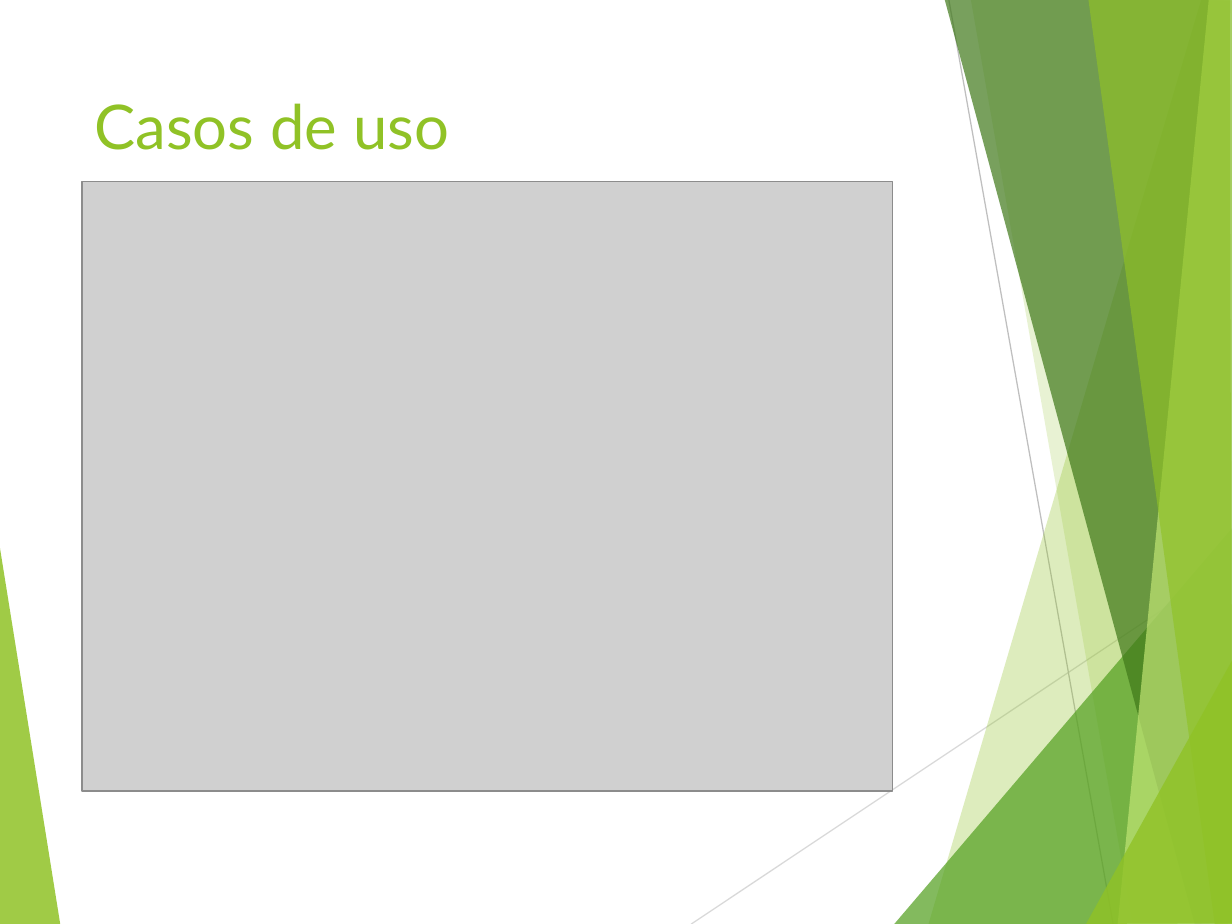
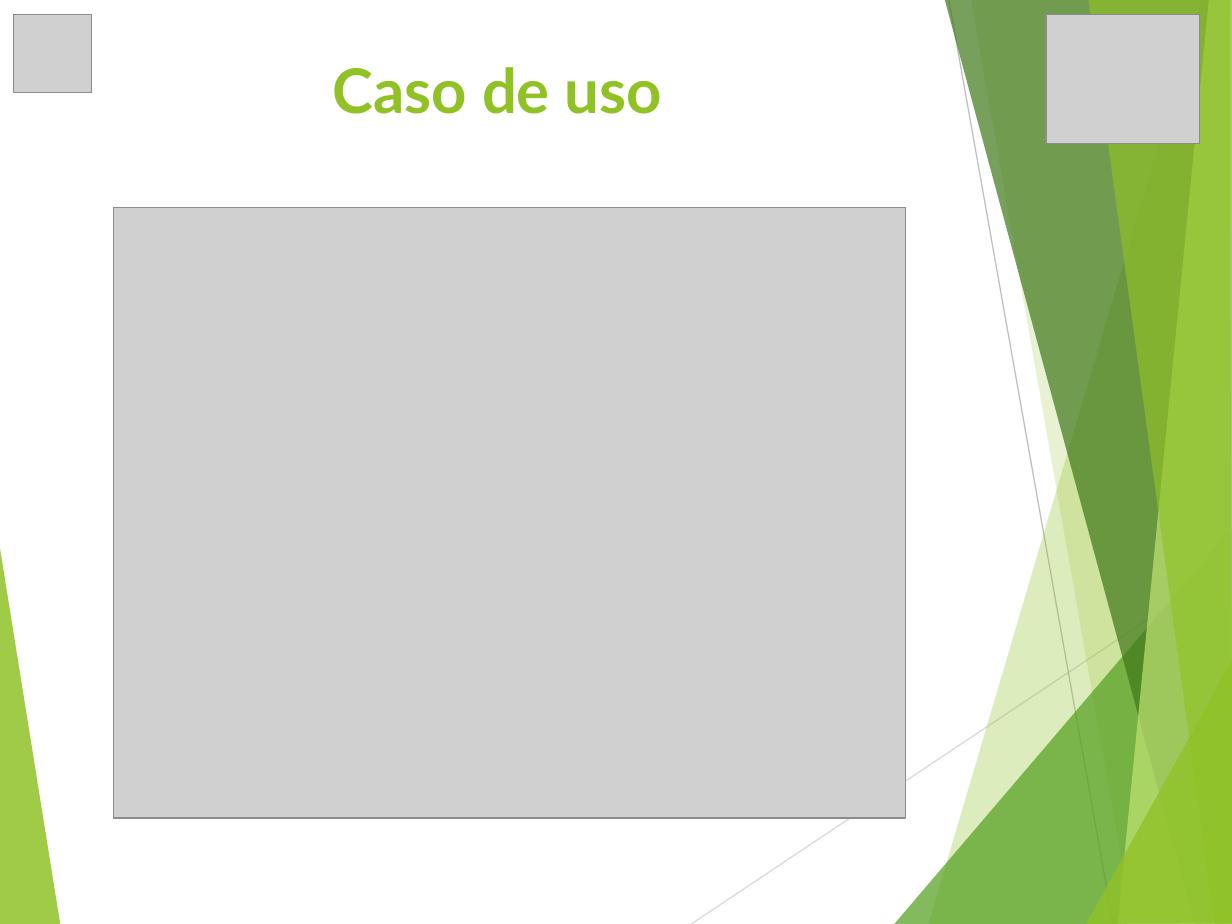
Before and after one commit to vixo23/ING-DE-SOFTWARE, a slide deck: slide 5 of INCREMENTO3/Ppt/PPt Tercer incremento scrum++.pptx (slide 6 before the commit). Drawn at 1232x924 pixels with LibreOffice and Linux fonts; fonts in the diff are those of the drawing; grey boxes stand for pictures. Boxes give left, top, right and bottom in pixels: in the first picture for what was removed or moved away, otherwise in the second. Text is boxed around its words. In the diff, an @@ line names an element or a change of style, - is before the commit and + after.

```diff
--- a/INCREMENTO3/Ppt/PPt Tercer incremento scrum++.pptx
+++ b/INCREMENTO3/Ppt/PPt Tercer incremento scrum++.pptx
@@ picture added at (x1=14, y1=15, x2=91, y2=92) @@
@@ picture added at (x1=1046, y1=15, x2=1199, y2=144) @@
@@ title at (x1=333, y1=67, x2=662, y2=114): text changed; bold on @@
-Casos de uso
+Caso de uso
@@ picture resized from (x1=83, y1=181, x2=893, y2=791) to (x1=113, y1=208, x2=906, y2=818) @@
```
Also in this commit, not shown: 8 other slides changed, 1 slide added, 1 slide removed, 1 other file.
